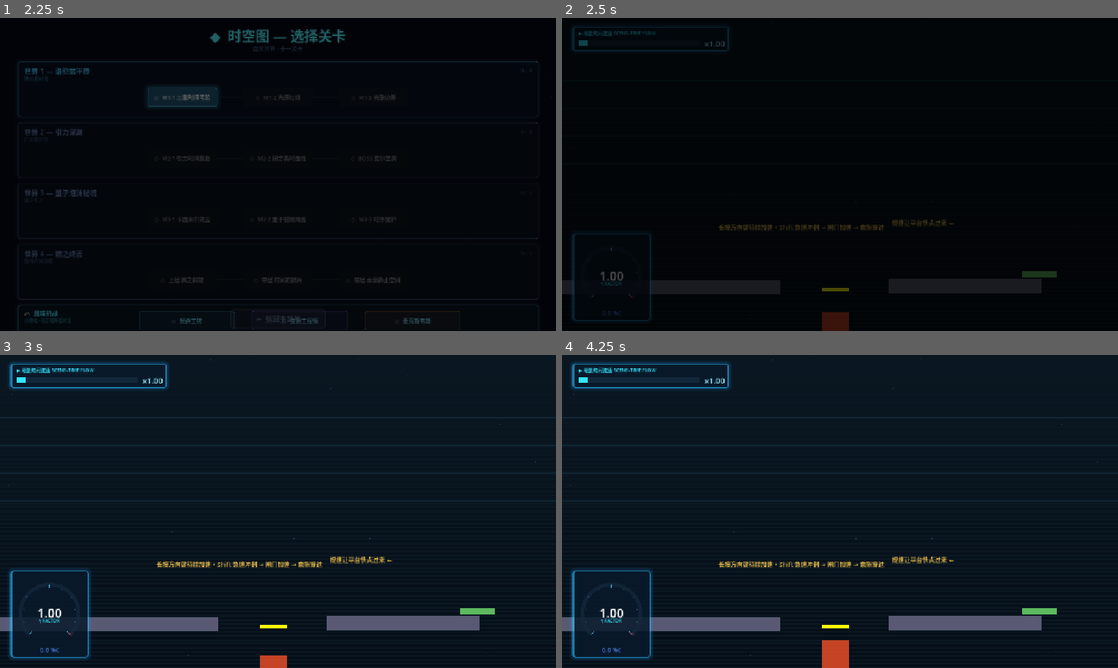
Above: before the commit, frames 1-4 (two rows, left to right).
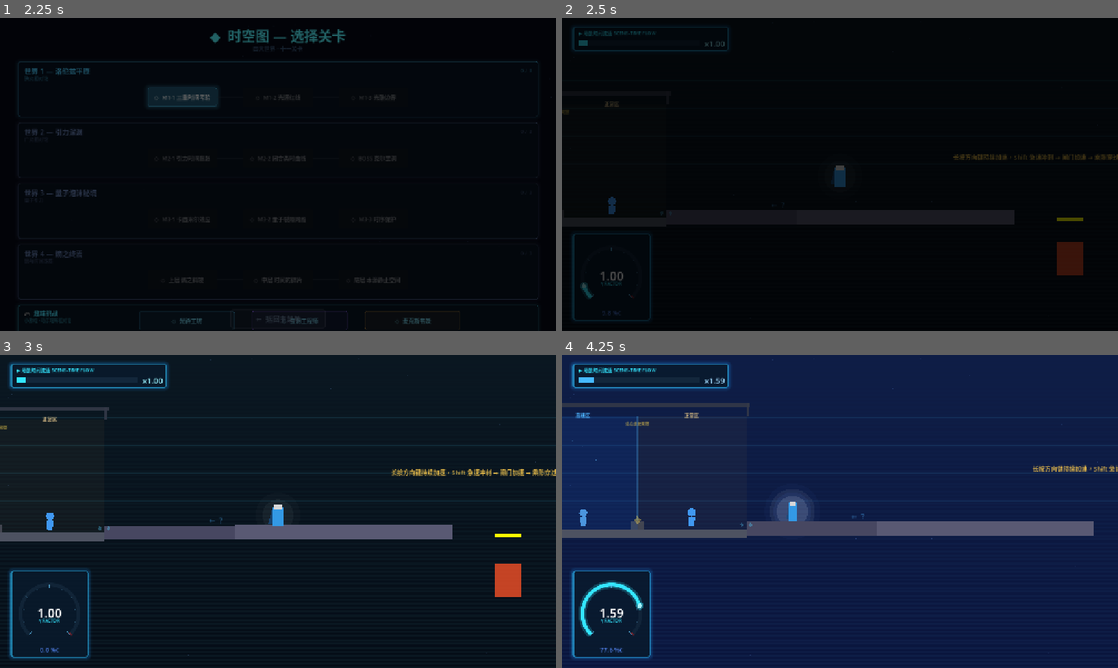
Above: after the commit, the same moments.

Repository: moss-550-w/Relativity-Puzzle
Game: Godot game, scene res://scenes/ui/main_menu.tscn
Two runs of this game, one before a commit and one after it. Both use one fixed random seed, a clock stepped at 60 frames per second and the inputs below.
Inputs (mouse positions are in pixels of both pictures, inside the frame that each line leads up to):
- Up to frame 1 (2.25 s): click "▶ 开始游戏" at 0.5 s; move the mouse to (400, 158) at 1.27 s; hold D (move_right) 1.28-2 s; tap F (grab) at 1.35 s; click (400, 158) at 1.42 s; tap Space (jump) at 1.52 s; click "◇ M1-1 三重时间考验" at 2 s
- Up to frame 2 (2.5 s): no input
- Up to frame 3 (3 s): drag from (166, 527) to (250, 574) at 2.77 s
- Up to frame 4 (4.25 s): move the mouse to (895, 442) at 3.52 s; hold A (move_left) from 3.53 s (still down); hold Shift (sprint) from 3.53 s (still down); click (895, 442) at 3.67 s

Frame 1 is identical in both runs. In frame 2, 3.9% of the frame differs, in the area x 0-100%, y 26-100%; in frame 3, 8.3%; in frame 4, 94%, in the area x 0-100%, y 0-100%.

Commit message:
feat(ui): add codex icon system and update menu entry display
rewrite main menu entry icons to use custom drawn codex icons instead of text symbols, add new CodexIcon control class, refactor category color handling

Diff:
--- a/scenes/player.tscn
+++ b/scenes/player.tscn
@@ -1,6 +1,7 @@
-[gd_scene load_steps=3 format=3 uid="uid://bplayer00001"]
+[gd_scene load_steps=4 format=3 uid="uid://bplayer00001"]
 
 [ext_resource type="Script" path="res://scripts/player/player.gd" id="1_player"]
+[ext_resource type="Script" path="res://scripts/player/player_glow.gd" id="2_glow"]
 
 [sub_resource type="RectangleShape2D" id="RectangleShape2D_body"]
 size = Vector2(32, 48)
@@ -15,7 +16,7 @@
 
 [node name="PlayerGlow" type="Node2D" parent="."]
 z_index = -1
-script = load("res://scripts/player/player_glow.gd")
+script = ExtResource("2_glow")
 
 [node name="VisualRoot" type="Node2D" parent="."]
 
--- a/scenes/ui/main_menu.gd
+++ b/scenes/ui/main_menu.gd
@@ -423,14 +423,15 @@
 	var header := HBoxContainer.new()
 	header.add_theme_constant_override("separation", 12)
 
-	var icon := Label.new()
-	if unlocked:
-		icon.text = "◆"
-		icon.add_theme_color_override("font_color", Color(1.0, 0.85, 0.3, 0.9))
-	else:
-		icon.text = "◇"
-		icon.add_theme_color_override("font_color", Color(0.25, 0.28, 0.35, 0.5))
-	icon.add_theme_font_size_override("font_size", 18)
+	# 分类色（图标 + 标签共用）
+	var cat_idx: int = ENTRY_CATEGORY.get(entry_id, 0)
+	var cat_color: Color = CATEGORIES[cat_idx]["color"]
+
+	# 极简词汇图标（替代原 ◆/◇ 文本）
+	var icon := CodexIcon.new()
+	icon.size = Vector2(28, 28)
+	icon.mouse_filter = MOUSE_FILTER_IGNORE
+	icon.setup(entry_id, unlocked, cat_color)
 	header.add_child(icon)
 
 	var name_label := Label.new()
@@ -444,8 +445,6 @@
 	header.add_child(name_label)
 
 	# 分类标签
-	var cat_idx: int = ENTRY_CATEGORY.get(entry_id, 0)
-	var cat_color: Color = CATEGORIES[cat_idx]["color"]
 	var tag := Label.new()
 	tag.text = CATEGORIES[cat_idx]["name"]
 	tag.add_theme_font_size_override("font_size", 10)
--- /dev/null
+++ b/scripts/ui/codex_icon.gd
@@ -0,0 +1,210 @@
+class_name CodexIcon
+extends Control
+## 图鉴词条极简图标 — 24px 几何图标，程序化 _draw()
+## 由 main_menu._make_entry_card() 实例化，传入 entry_id + unlocked 状态
+## 分类分色（art.md §4.2）：狭义青 / 广义紫 / 量子绿 / 熵橙
+
+
+const SIZE: float = 24.0
+const LINE_W: float = 2.0
+
+# 图标类型映射（词条 → 几何原型）
+const ICON_MAP: Dictionary = {
+	# 狭义相对论
+	"time_dilation": "clock",
+	"light_speed_barrier": "barrier",
+	"light_clock": "clock",
+	"light_cone": "cone",
+	"twin_paradox": "person",
+	# 广义相对论
+	"gravitational_time_dilation": "clock",
+	"wormhole": "portal",
+	"traversable_wormhole": "portal",
+	"ctc": "portal",
+	"grandfather_paradox": "paradox",
+	"kerr_black_hole": "black_hole",
+	"ergosphere": "black_hole",
+	"ring_singularity": "black_hole",
+	# 量子引力
+	"casimir_effect": "dots",
+	"quantum_vacuum": "dots",
+	"chronology_protection": "dots",
+	# 熵宇宙学
+	"entropy_arrow": "arrow",
+	"block_universe": "cube",
+	"wheeler_dewitt": "equation",
+	"time_illusion": "eye",
+	"maxwell_demon": "gate",
+	"landauer_principle": "bit",
+	"physicists_cabin": "person",
+}
+
+var _entry_id: String = ""
+var _unlocked: bool = false
+var _color: Color = Color.WHITE
+
+
+func setup(entry_id: String, unlocked: bool, col: Color) -> void:
+	_entry_id = entry_id
+	_unlocked = unlocked
+	_color = col
+	queue_redraw()
+
+
+func _draw() -> void:
+	var alpha: float = 0.85 if _unlocked else 0.25
+	var col: Color = Color(_color.r, _color.g, _color.b, alpha)
+	var c: Vector2 = Vector2(SIZE / 2.0, SIZE / 2.0)
+
+	var icon_type: String = ICON_MAP.get(_entry_id, "default")
+	match icon_type:
+		"clock":
+			_draw_clock(c, col)
+		"barrier":
+			_draw_barrier(c, col)
+		"cone":
+			_draw_cone(c, col)
+		"person":
+			_draw_person(c, col)
+		"portal":
+			_draw_portal(c, col)
+		"paradox":
+			_draw_paradox(c, col)
+		"black_hole":
+			_draw_black_hole(c, col)
+		"dots":
+			_draw_dots(c, col)
+		"arrow":
+			_draw_arrow(c, col)
+		"cube":
+			_draw_cube(c, col)
+		"equation":
+			_draw_equation(c, col)
+		"eye":
+			_draw_eye(c, col)
+		"gate":
+			_draw_gate(c, col)
+		"bit":
+			_draw_bit(c, col)
+		_:
+			_draw_default(c, col)
+
+
+# ============================================================
+# 几何原型
+# ============================================================
+
+func _draw_clock(c: Vector2, col: Color) -> void:
+	draw_arc(c, 9.0, 0, TAU, 32, col, LINE_W)
+	draw_line(c, c + Vector2(0, -5), col, LINE_W, true)    # 分针
+	draw_line(c, c + Vector2(3, 2), col, LINE_W * 0.7, true) # 时针
+
+
+func _draw_barrier(c: Vector2, col: Color) -> void:
+	draw_line(c + Vector2(-8, -7), c + Vector2(-8, 7), col, LINE_W, true)
+	draw_line(c + Vector2(0, -3), c + Vector2(0, 7), col, LINE_W, true)
+	draw_line(c + Vector2(6, 0), c + Vector2(10, 2), col, LINE_W, true)  # 速度箭头
+	draw_line(c + Vector2(8, 0), c + Vector2(6, 2), col, LINE_W, true)
+
+
+func _draw_cone(c: Vector2, col: Color) -> void:
+	draw_line(c + Vector2(-8, 8), c, col, LINE_W, true)
+	draw_line(c + Vector2(8, 8), c, col, LINE_W, true)
+	draw_line(c + Vector2(-3, 8), c + Vector2(3, 8), col, LINE_W * 0.5, true)  # 时间轴
+	draw_arc(c, 3.0, PI / 4.0, 3.0 * PI / 4.0, 12, col, LINE_W * 0.6)
+
+
+func _draw_person(c: Vector2, col: Color) -> void:
+	draw_circle(c + Vector2(0, -6), 3.5, col)            # 头
+	draw_line(c + Vector2(0, -2), c + Vector2(0, 6), col, LINE_W, true)  # 身体
+	draw_line(c + Vector2(0, 0), c + Vector2(-5, 4), col, LINE_W, true)  # 左臂
+	draw_line(c + Vector2(0, 0), c + Vector2(5, 4), col, LINE_W, true)   # 右臂
+	draw_line(c + Vector2(0, 6), c + Vector2(-4, 10), col, LINE_W, true) # 左腿
+	draw_line(c + Vector2(0, 6), c + Vector2(4, 10), col, LINE_W, true)  # 右腿
+
+
+func _draw_portal(c: Vector2, col: Color) -> void:
+	draw_arc(c + Vector2(-3.5, 0), 5.5, 0, TAU, 24, col, LINE_W)
+	draw_arc(c + Vector2(3.5, 0), 5.5, 0, TAU, 24, col, LINE_W)
+	# 连接线
+	var tw: float = LINE_W * 0.7
+	draw_line(c + Vector2(-3.5, -5.5), c + Vector2(3.5, -5.5), col, tw, true)
+	draw_line(c + Vector2(-3.5, 5.5), c + Vector2(3.5, 5.5), col, tw, true)
+
+
+func _draw_paradox(c: Vector2, col: Color) -> void:
+	draw_arc(c, 7.0, 0, TAU, 32, col, LINE_W)
+	draw_arc(c, 4.5, PI, TAU, 16, col, LINE_W * 0.8)  # ∞ 中间交叉
+	draw_arc(c + Vector2(0, -6), 4.5, 0, PI, 16, col, LINE_W * 0.8)
+
+
+func _draw_black_hole(c: Vector2, col: Color) -> void:
+	draw_circle(c, 8.0, Color(col.r, col.g, col.b, 0.2))  # 阴影
+	draw_circle(c, 3.0, Color(0, 0, 0, 1))                 # 黑影
+	draw_arc(c, 7.0, 0, TAU, 32, col, LINE_W)              # 事件视界
+	draw_arc(c, 9.5, PI / 3.0, 2.3 * PI / 3.0, 16, col, LINE_W * 0.5)  # 吸积环
+
+
+func _draw_dots(c: Vector2, col: Color) -> void:
+	var r: float = LINE_W * 1.1
+	draw_circle(c + Vector2(-5, -4), r, col)
+	draw_circle(c + Vector2(3, -5), r * 0.8, col)
+	draw_circle(c + Vector2(-2, 3), r * 0.7, col)
+	draw_circle(c + Vector2(5, 2), r * 0.9, col)
+	draw_circle(c + Vector2(-1, -1), r, col)
+	# 虚线连接
+	draw_line(c + Vector2(-5, -4), c + Vector2(3, -5), col, LINE_W * 0.3, true)
+	draw_line(c + Vector2(-1, -1), c + Vector2(5, 2), col, LINE_W * 0.3, true)
+
+
+func _draw_arrow(c: Vector2, col: Color) -> void:
+	# 左→右 增长箭头
+	draw_line(c + Vector2(-8, 0), c + Vector2(5, 0), col, LINE_W, true)
+	draw_line(c + Vector2(5, 0), c + Vector2(-1, -4), col, LINE_W, true)   # 箭头
+	draw_line(c + Vector2(5, 0), c + Vector2(-1, 4), col, LINE_W, true)
+	# 副微线
+	var sc: float = 0.4
+	draw_line(c + Vector2(-8, -8), c + Vector2(-4, -8), Color(col.r, col.g, col.b, sc), LINE_W * 0.6, true)
+	draw_line(c + Vector2(2, 7), c + Vector2(8, 7), Color(col.r, col.g, col.b, sc * 1.5), LINE_W * 0.8, true)
+
+
+func _draw_cube(c: Vector2, col: Color) -> void:
+	# 正面
+	draw_rect(Rect2(c + Vector2(-6, -4), Vector2(7, 7)), col, false, LINE_W * 0.8)
+	# 顶面
+	draw_line(c + Vector2(-2, -7), c + Vector2(-6, -4), col, LINE_W * 0.7, true)
+	draw_line(c + Vector2(-2, -7), c + Vector2(3, -7), col, LINE_W * 0.7, true)
+	draw_line(c + Vector2(3, -7), c + Vector2(1, -4), col, LINE_W * 0.7, true)
+
+
+func _draw_equation(c: Vector2, col: Color) -> void:
+	var font := ThemeDB.fallback_font
+	draw_string(font, c + Vector2(-6, 5), "Ĥ", 0, -1, 11, col)
+	draw_string(font, c + Vector2(1, 8), "=0", 0, -1, 9, col)
+
+
+func _draw_eye(c: Vector2, col: Color) -> void:
+	draw_arc(c + Vector2(0, 1), 7.0, PI / 5.0, 4.0 * PI / 5.0, 16, col, LINE_W)  # 眼睑
+	draw_arc(c + Vector2(0, 1), 7.0, -(PI / 5.0), -(4.0 * PI / 5.0), 16, col, LINE_W)
+	draw_circle(c + Vector2(0, 1), 3.0, Color(col.r, col.g, col.b, 0.4))  # 瞳孔
+
+
+func _draw_gate(c: Vector2, col: Color) -> void:
+	# 隔墙 + 闸门
+	draw_line(c + Vector2(0, -7), c + Vector2(0, -2), col, LINE_W, true)   # 上半墙
+	draw_line(c + Vector2(0, 3), c + Vector2(0, 8), col, LINE_W, true)     # 下半墙
+	draw_line(c + Vector2(-3, -2), c + Vector2(3, -2), col, LINE_W * 0.7, true)  # 门楣
+	draw_line(c + Vector2(-3, 3), c + Vector2(3, 3), col, LINE_W * 0.7, true)    # 门槛
+
+
+func _draw_bit(c: Vector2, col: Color) -> void:
+	# 0/1 比特
+	var font := ThemeDB.fallback_font
+	draw_string(font, c + Vector2(-7, 5), "0", 0, -1, 10, Color(col.r, col.g, col.b, 0.5))
+	draw_string(font, c + Vector2(1, 5), "1", 0, -1, 10, col)
+	draw_line(c + Vector2(-2, -2), c + Vector2(4, -4), col, LINE_W * 0.6, true)  # →
+
+
+func _draw_default(c: Vector2, col: Color) -> void:
+	draw_arc(c, 7.0, 0, TAU, 24, col, LINE_W)
+	draw_line(c + Vector2(-3, -3), c + Vector2(3, 3), col, LINE_W * 0.5, true)
Not shown, added: scripts/ui/codex_icon.gd.uid
